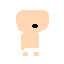
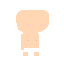
Comparing the layer stacks of the two 64px x 64px images. Changes:
painted on "Layer 3" over [32, 24, 38, 28]
